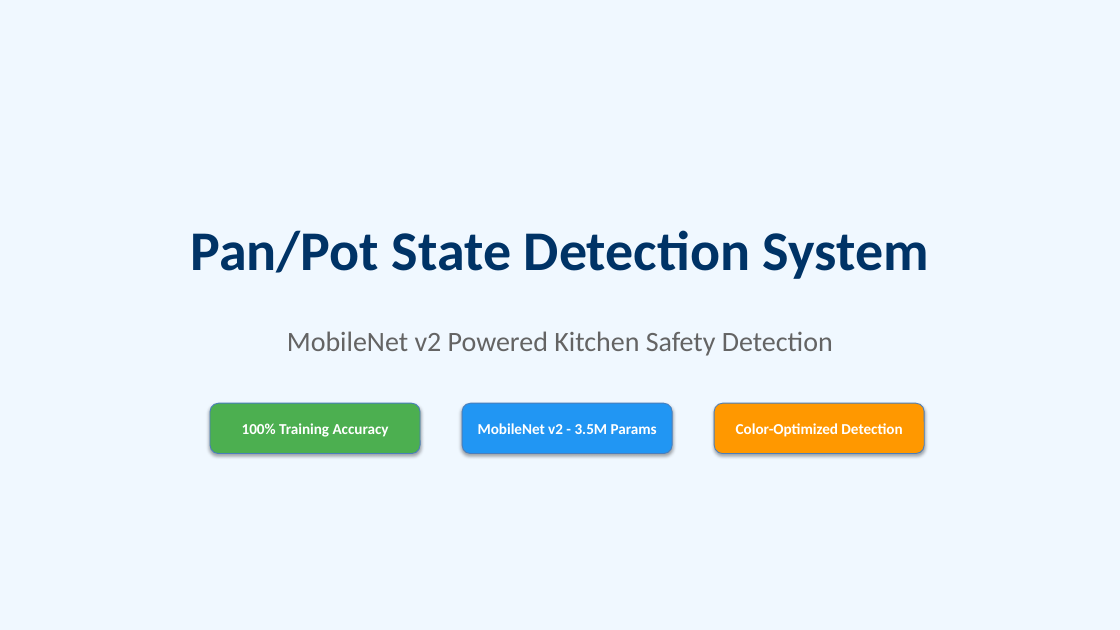
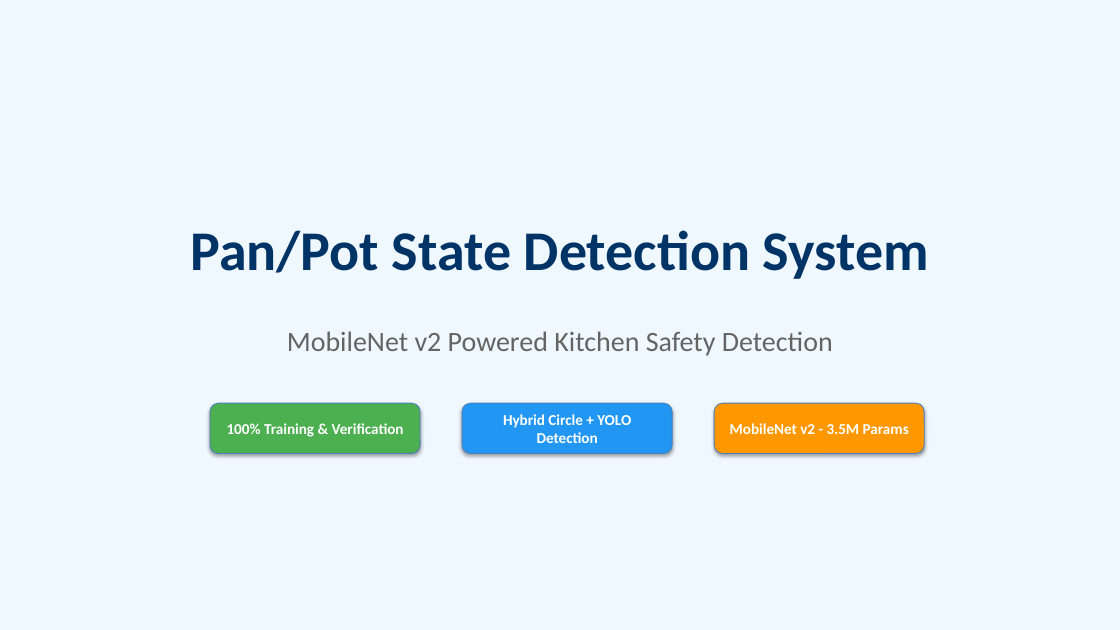
Before and after one commit to davychxn/KITCHEN-ASSIST, a slide deck: slide 1 of Kitchen_Assist_Workflow.pptx. Drawn at 1120x630 pixels with LibreOffice and Linux fonts; fonts in the diff are those of the drawing. Boxes give left, top, right and bottom in pixels: in the first picture for what was removed or moved away, otherwise in the second. Text is boxed around its words. In the diff, an @@ line names an element or a change of style, - is before the commit and + after.

Commit message:
# Fine-tune The Bounding Areas Detection
1. As title

```diff
--- a/Kitchen_Assist_Workflow.pptx
+++ b/Kitchen_Assist_Workflow.pptx
@@ text in rounded rectangle at box(503, 414, 631, 443): text changed @@
-MobileNet v2 - 3.5M Params
+Hybrid Circle + YOLO Detection
@@ text in rounded rectangle at box(227, 423, 404, 437): text changed @@
-100% Training Accuracy
+100% Training & Verification
@@ text in rounded rectangle at box(730, 423, 909, 434): text changed @@
-Color-Optimized Detection
+MobileNet v2 - 3.5M Params
```
Also in this commit, not shown: 2 other slides changed, 13 other files.
